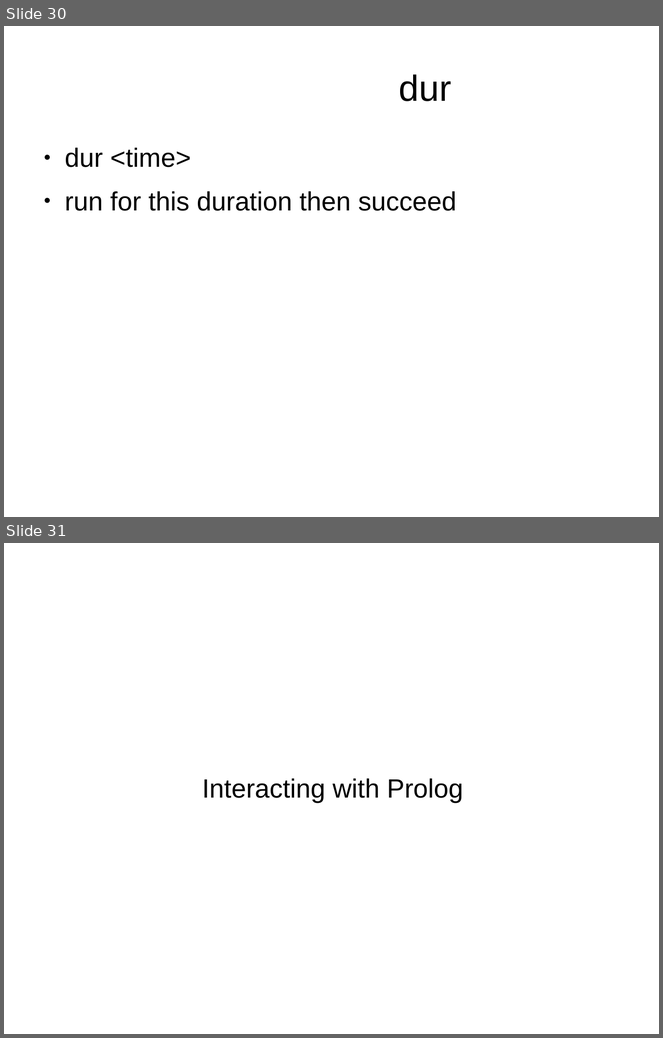
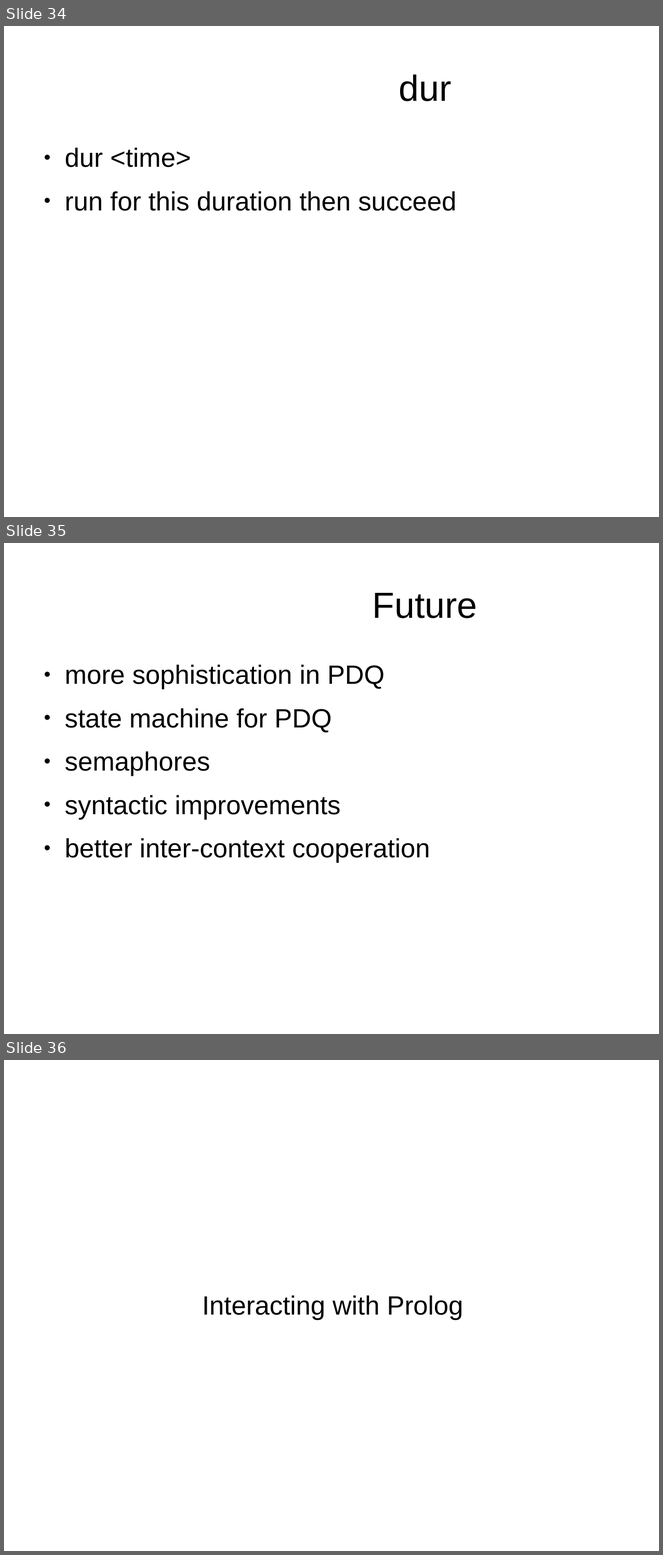
Before and after one commit to simularity/SimGen, a slide deck: docs/tutorial.odp. Shown one above the other, each under a label of ours: slides 30 and 31 before the commit, slides 34, 35 and 36 after it. The pictures are 663x1038 and 663x1555 pixels, drawn with LibreOffice and Linux fonts; fonts in the diff are those of the drawing; background and template pictures are left out. Boxes give left, top, right and bottom in pixels: in the first picture for what was removed or moved away, otherwise in the second. Text is boxed around its words. In the diff, an @@ line names an element or a change of style, - is before the commit and + after.

```diff
--- a/docs/tutorial.odp
+++ b/docs/tutorial.odp
@@ slide 35 added at (4,543,659,1034), background #FFFFFF @@
@@ title added at (373,593,478,618), 44 pt, text #000000 @@
+Future
@@ text added at (65,665,430,863), 32 pt, text #000000 @@
+● more sophistication in PDQ
+● state machine for PDQ
+● semaphores
+● syntactic improvements
+● better inter-context cooperation
@@ what was slide 30 is now slide 34 @@
@@ what was slide 31 is now slide 36 @@
```
Also in this commit, not shown: 5 slides changed, 3 other slides added, 1 slide removed, 2 other files.
